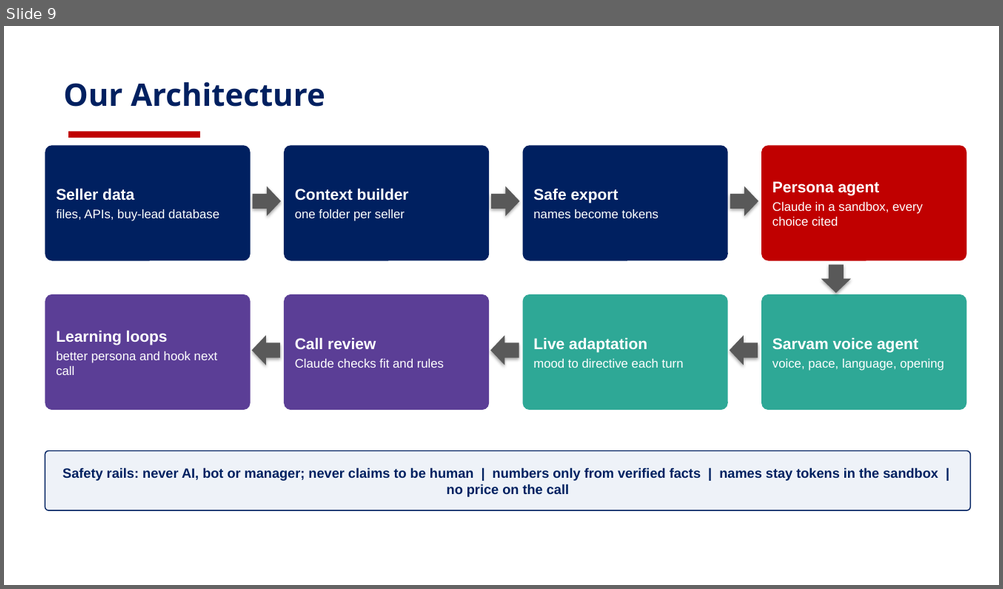
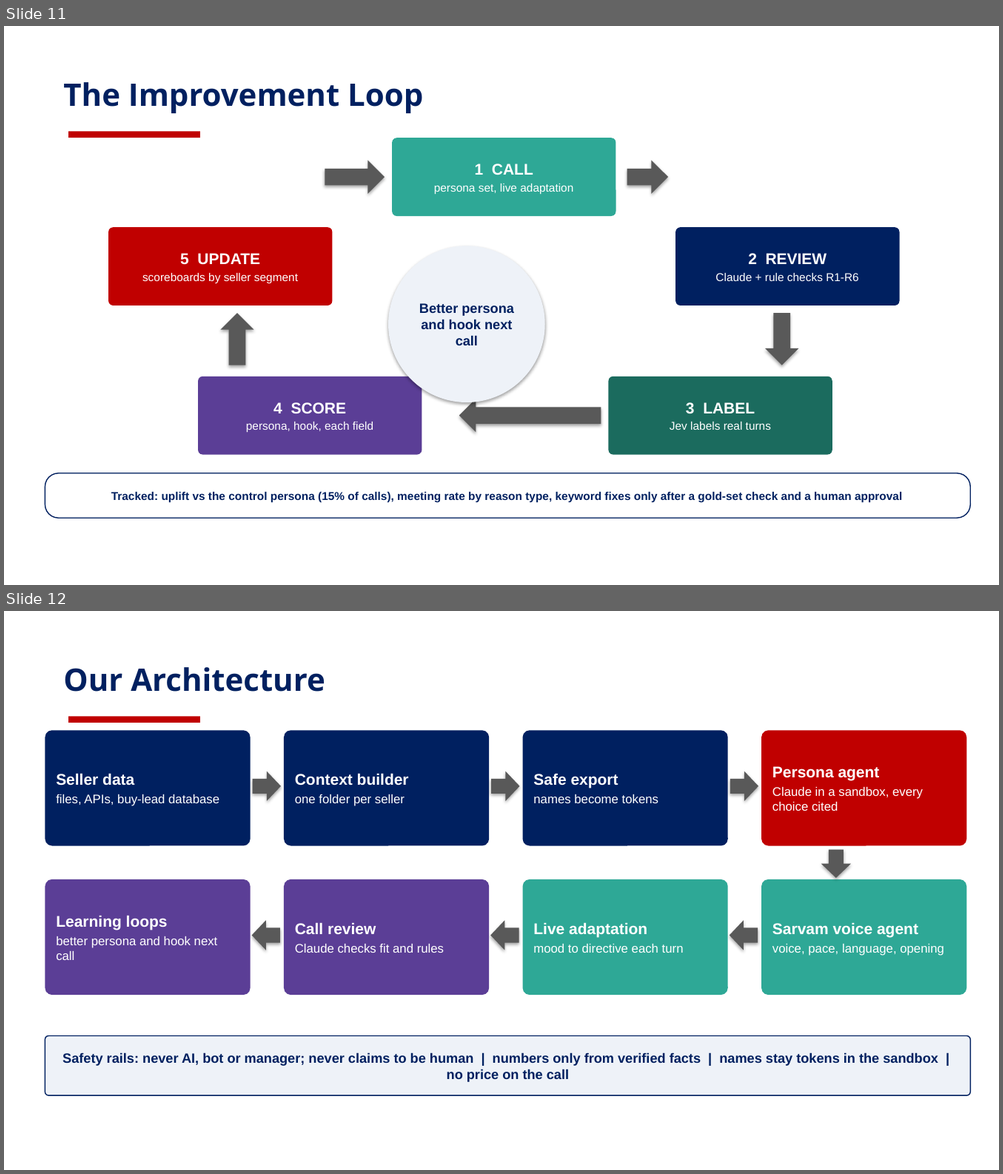
Before and after one commit to risu1139/vani-hackathon, a slide deck: outputs/plans/VANI_Persona_Design_Deck_v2_visual.pptx. Shown one above the other, each under a label of ours: slide 9 before the commit, slides 11 and 12 after it. The pictures are 1003x589 and 1003x1174 pixels, drawn with LibreOffice and Linux fonts; fonts in the diff are those of the drawing; background and template pictures are left out. Boxes give left, top, right and bottom in pixels: in the first picture for what was removed or moved away, otherwise in the second. Text is boxed around its words. In the diff, an @@ line names an element or a change of style, - is before the commit and + after.

```diff
--- a/outputs/plans/VANI_Persona_Design_Deck_v2_visual.pptx
+++ b/outputs/plans/VANI_Persona_Design_Deck_v2_visual.pptx
@@ slide 11 added at (4,26,999,585), background picture (left out); not listed: 1 template element that a slide beside it also shows @@
@@ title added at (63,82,423,113), 30 pt, text #002060, bold @@
+The Improvement Loop
@@ rounded rectangle added at (392,138,616,216), fill #2EA896, 11 pt, text #FFFFFF @@
+1 CALL
+persona set, live adaptation
@@ right arrow added at (325,160,384,194), fill #595959 @@
@@ right arrow added at (627,160,668,194), fill #595959 @@
@@ rounded rectangle added at (108,227,333,306), fill #C00000, 11 pt, text #FFFFFF @@
+5 UPDATE
+scoreboards by seller segment
@@ ellipse added at (388,246,545,403), fill #EEF2F8, 13 pt, text #002060, bold @@
+Better persona and hook next call
@@ rounded rectangle added at (675,227,899,306), fill #002060, 11 pt, text #FFFFFF @@
+2 REVIEW
+Claude + rule checks R1-R6
@@ up arrow added at (220,313,254,366), fill #595959 @@
@@ down arrow added at (765,313,799,366), fill #595959 @@
@@ rounded rectangle added at (198,377,422,455), fill #5B3E96, 11 pt, text #FFFFFF @@
+4 SCORE
+persona, hook, each field
@@ rounded rectangle added at (609,377,832,455), fill #1B6B5E, 11 pt, text #FFFFFF @@
+3 LABEL
+Jev labels real turns
@@ left arrow added at (459,399,601,432), fill #595959 @@
@@ rounded rectangle added at (45,474,970,518), fill #FFFFFF, outline #002060 1 pt, 11 pt, text #002060, bold @@
+Tracked: uplift vs the control persona (15% of calls), meeting rate by reason type, keyword fixes only after a gold-set check and a human approval
@@ what was slide 9 is now slide 12 @@
```
Also in this commit, not shown: 2 other slides added, 1 other file.
